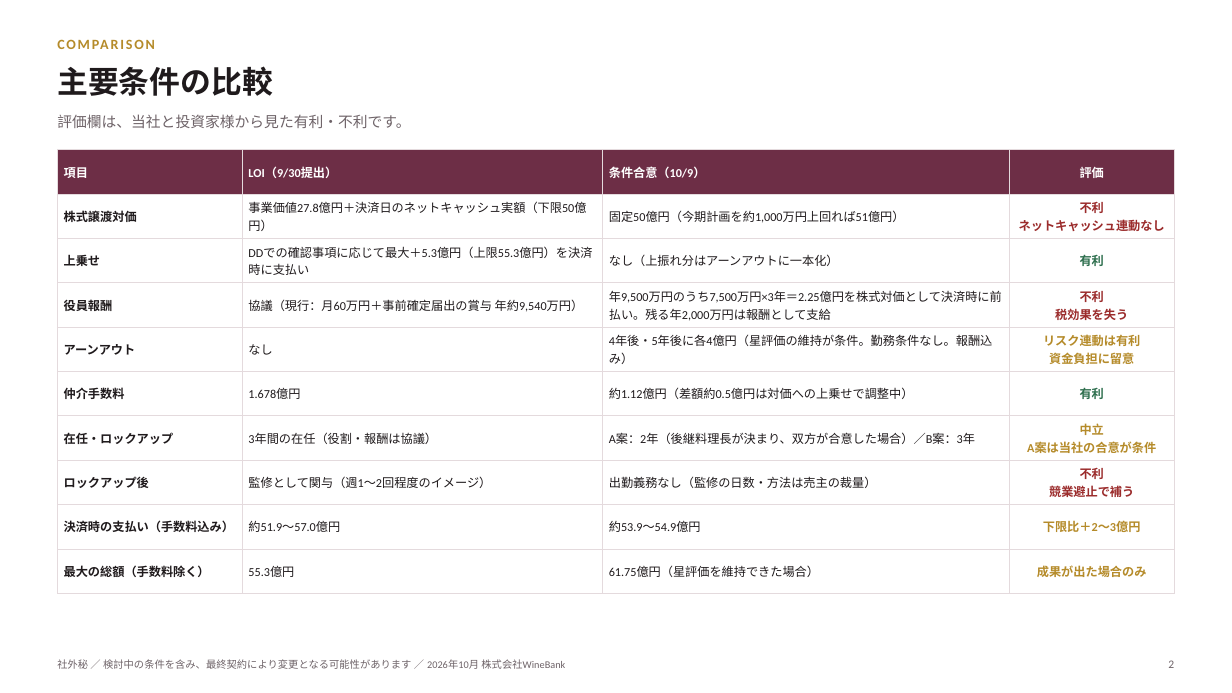
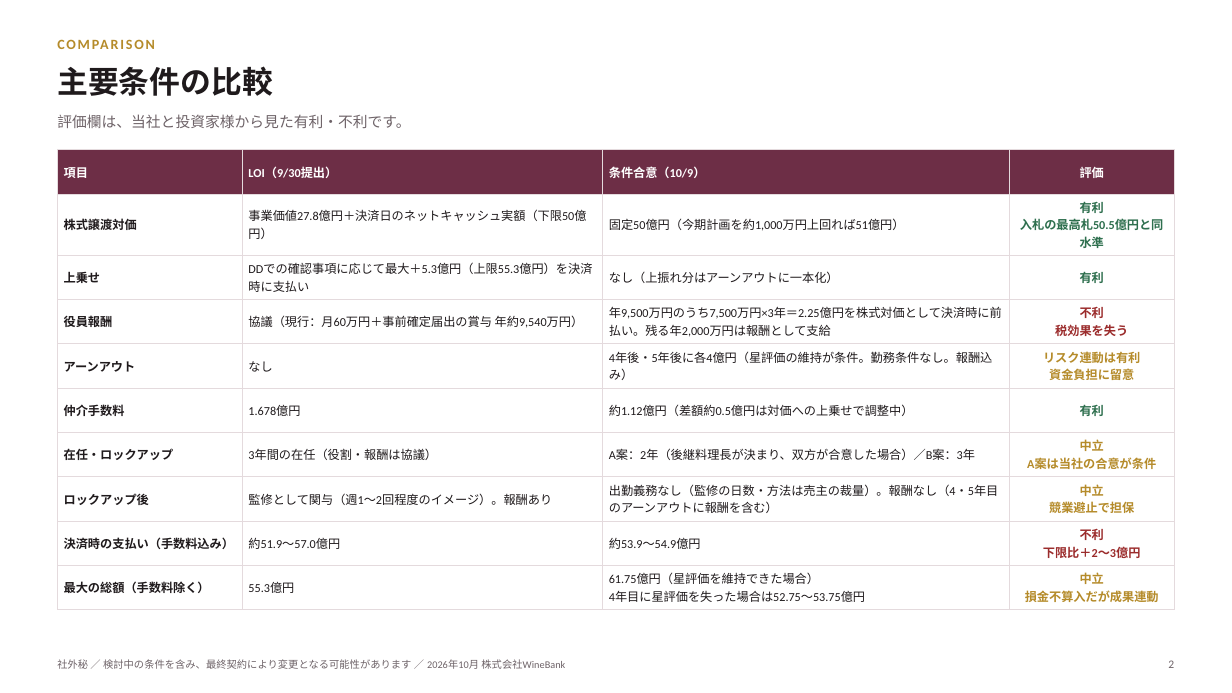
Before and after one commit to nakano-winebank/wine-auction, a slide deck: slide 2 of M&A/カンテサンス/条件合意とLOIの比較_投資家様向け_20261010.pptx. Drawn at 1232x693 pixels with LibreOffice and Linux fonts; fonts in the diff are those of the drawing. Boxes give left, top, right and bottom in pixels: in the first picture for what was removed or moved away, otherwise in the second. Text is boxed around its words. In the diff, an @@ line names an element or a change of style, - is before the commit and + after.

```diff
--- a/M&A/カンテサンス/条件合意とLOIの比較_投資家様向け_20261010.pptx
+++ b/M&A/カンテサンス/条件合意とLOIの比較_投資家様向け_20261010.pptx
@@ table at box(57, 150, 1175, 606) @@
-row 2, column 4: 不利 / ネットキャッシュ連動なし
+row 2, column 4: 有利 / 入札の最高札50.5億円と同水準
-row 8: ロックアップ後 | 監修として関与（週1〜2回程度のイメージ） | 出勤義務なし（監修の日数・方法は売主の裁量） | 不利 / 競業避止で補う
+row 8: ロックアップ後 | 監修として関与（週1〜2回程度のイメージ）。報酬あり | 出勤義務なし（監修の日数・方法は売主の裁量）。報酬なし（4・5年目のアーンアウトに報酬を含む） | 中立 / 競業避止で担保
-row 9, column 4: 下限比＋2〜3億円
+row 9, column 4: 不利 / 下限比＋2〜3億円
-row 10, column 3: 61.75億円（星評価を維持できた場合）
+row 10, column 3: 61.75億円（星評価を維持できた場合） / 4年目に星評価を失った場合は52.75〜53.75億円
-row 10, column 4: 成果が出た場合のみ
+row 10, column 4: 中立 / 損金不算入だが成果連動
```
Also in this commit, not shown: 2 other slides changed, 1 other file.
